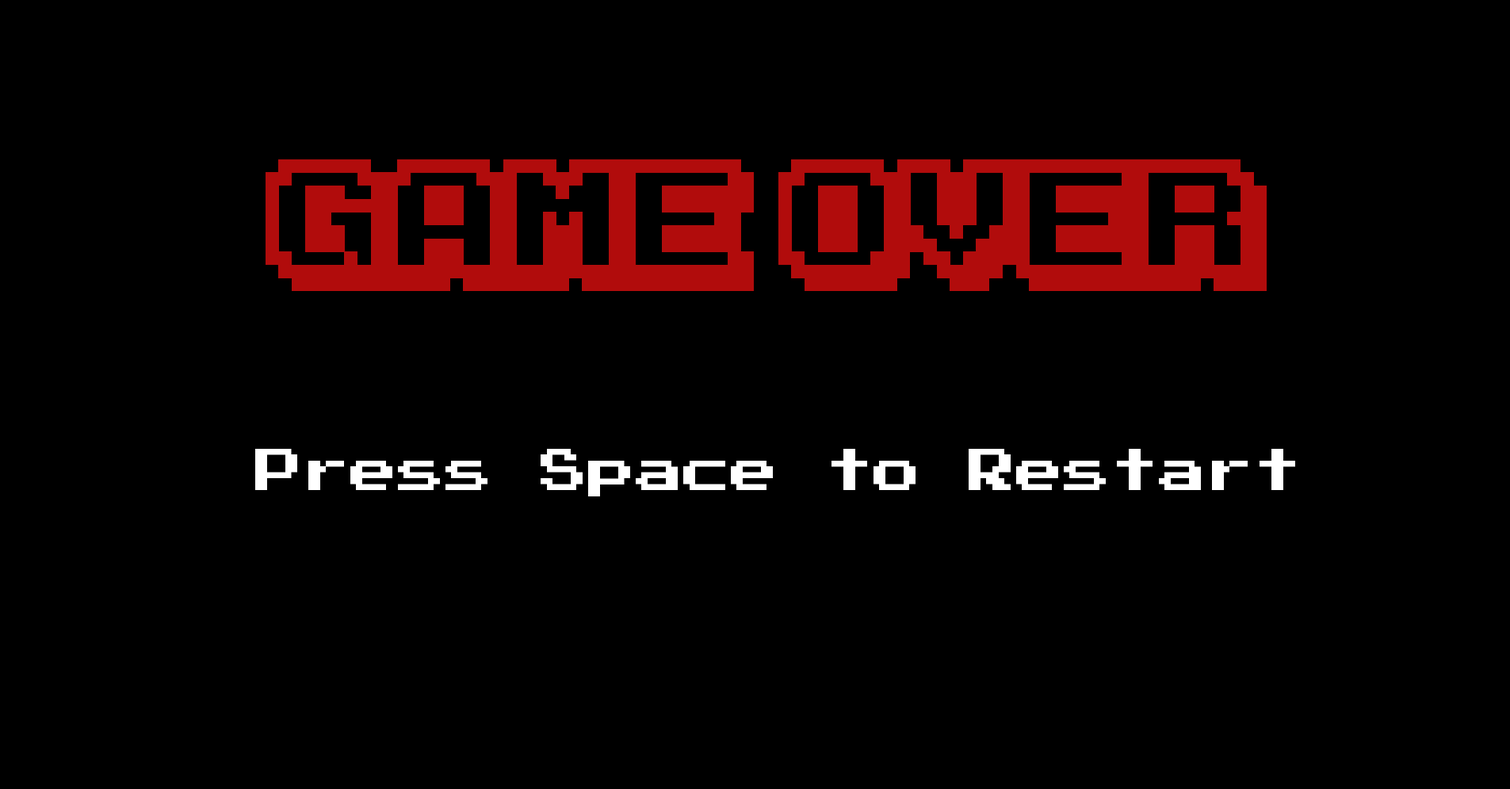
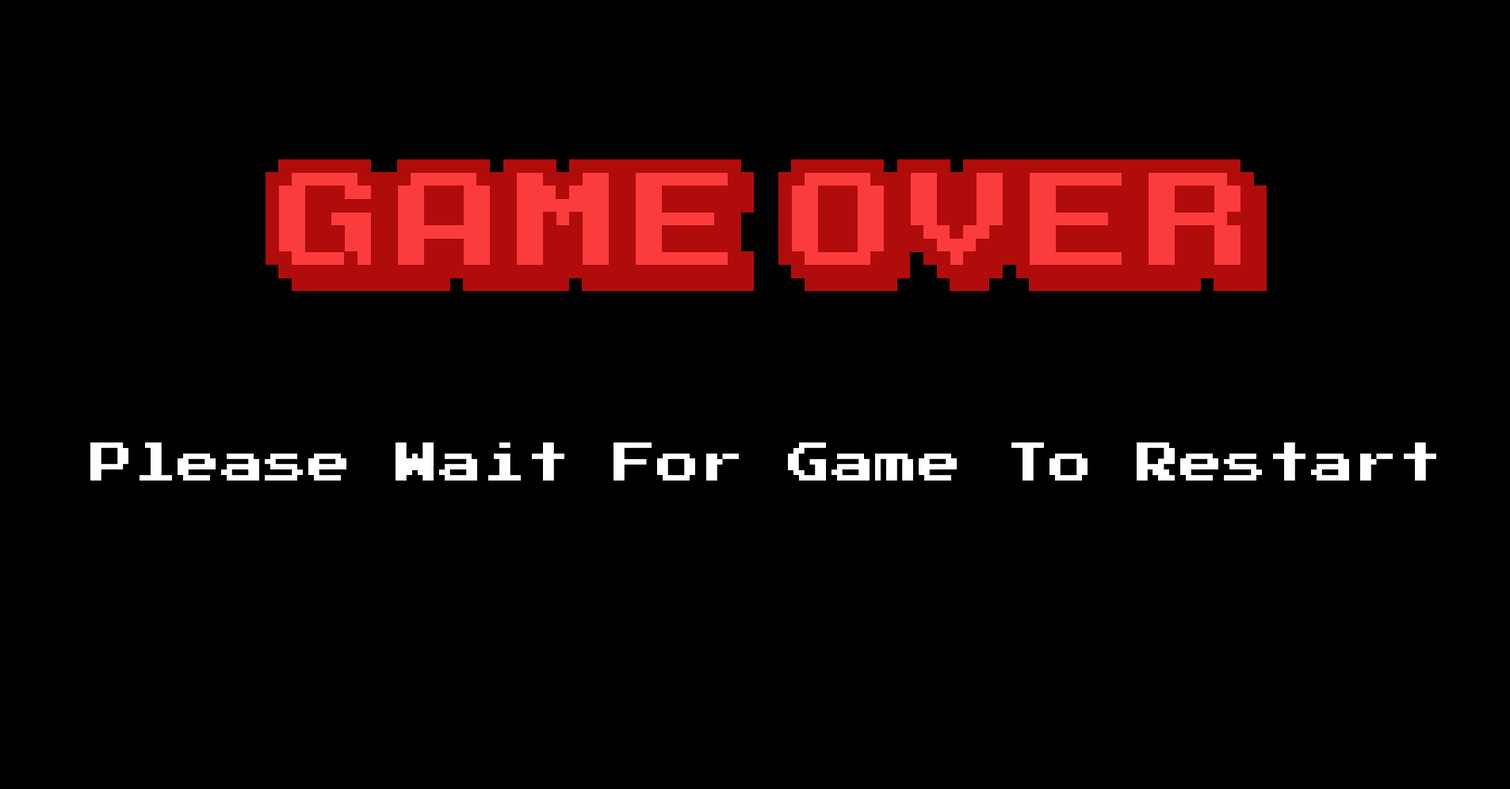
Layer changes from the first 1510 × 789 image to the second:
removed layer "Press Space to Restart" over [255, 448, 1296, 497]
removed layer "GAME OVER" over [279, 172, 1241, 265]
painted on "killScreen1905x995.png" over [90, 172, 1437, 481]
